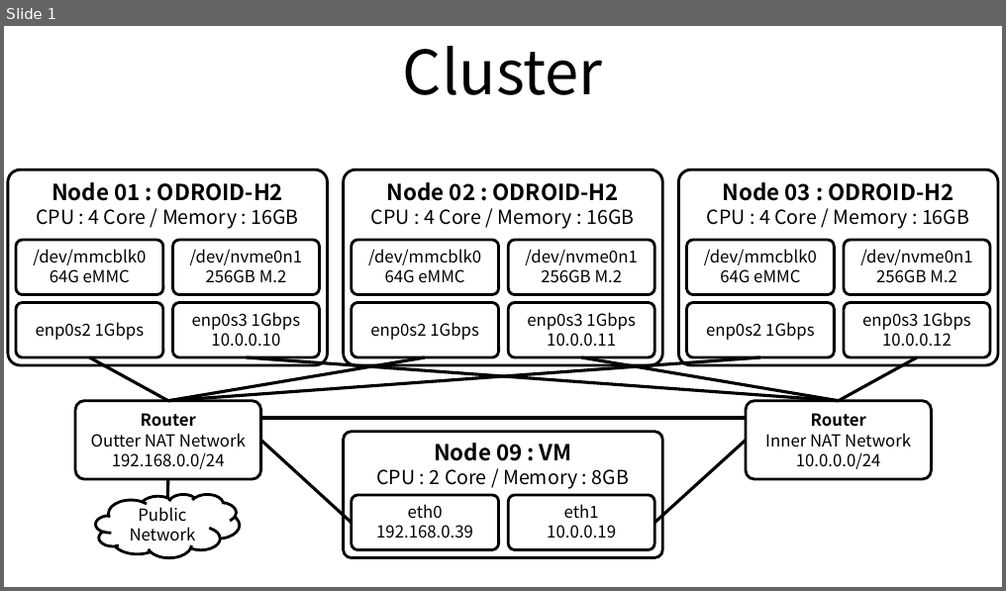
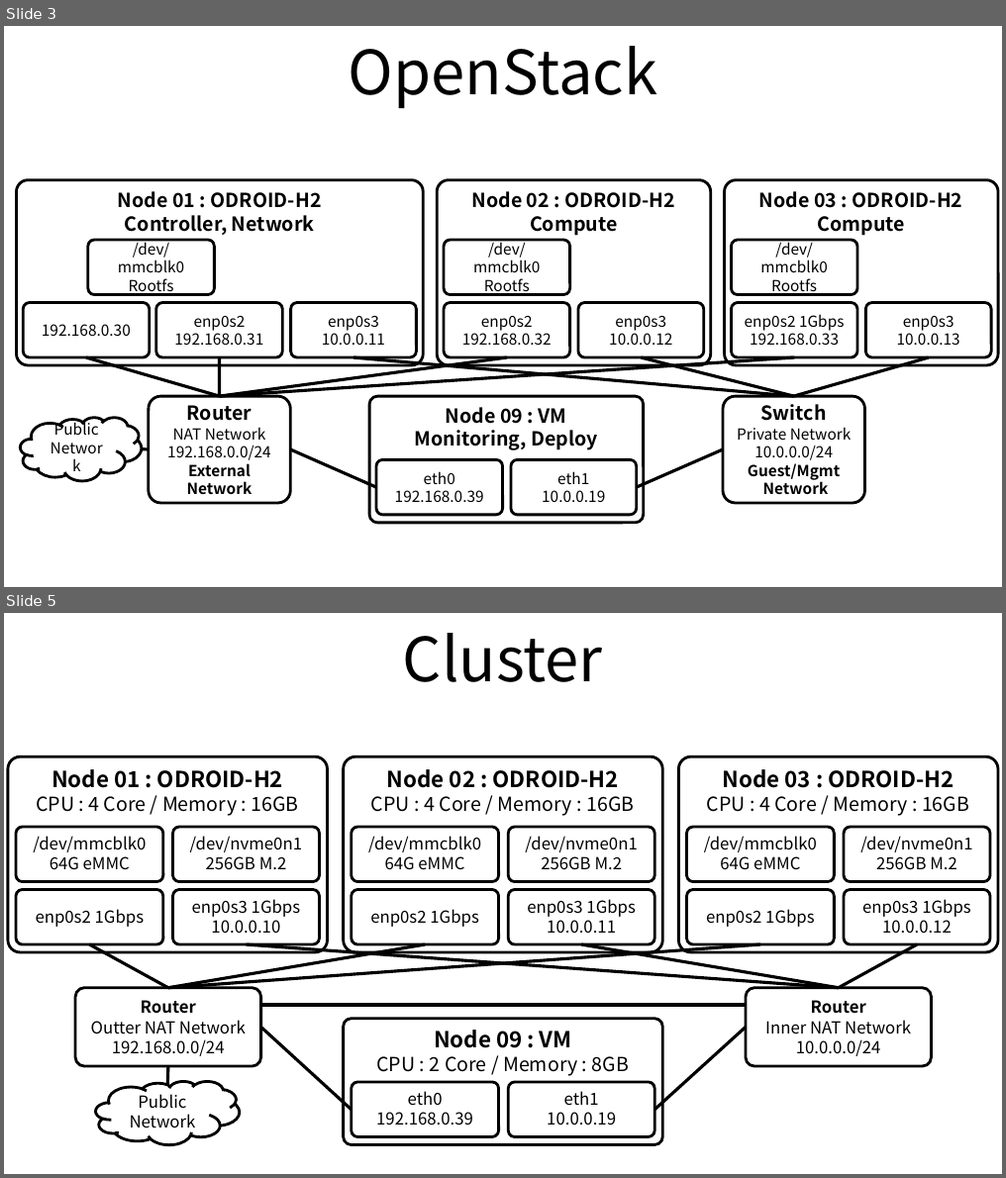
Before and after one commit to ssup2/blog-old, a slide deck: images/record/ODROID-H2_Cluster_Build/ODROID-H2_Cluster_Build.pptx. Shown one above the other, each under a label of ours: slide 1 before the commit, slides 3 and 5 after it; the slides between them are not shown. The pictures are 1006x591 and 1006x1178 pixels, drawn with LibreOffice and Linux fonts; fonts in the diff are those of the drawing. Boxes give left, top, right and bottom in pixels: in the first picture for what was removed or moved away, otherwise in the second. Text is boxed around its words. In the diff, an @@ line names an element or a change of style, - is before the commit and + after.

```diff
--- a/images/record/ODROID-H2_Cluster_Build/ODROID-H2_Cluster_Build.pptx
+++ b/images/record/ODROID-H2_Cluster_Build/ODROID-H2_Cluster_Build.pptx
@@ slide 3 added at [4,26,1002,587], background #FFFFFF @@
@@ title added at [349,46,658,108], 44 pt, text #000000 @@
+OpenStack
@@ rounded rectangle added at [16,180,423,367], outline #000000 2 pt, 14 pt, text #000000, bold @@
+Node 01 : ODROID-H2
+Controller, Network
@@ rounded rectangle added at [437,180,711,367], outline #000000 2 pt, 14 pt, text #000000, bold @@
+Node 02 : ODROID-H2
+Compute
@@ rounded rectangle added at [725,180,998,367], outline #000000 2 pt, 14 pt, text #000000, bold @@
+Node 03 : ODROID-H2
+Compute
@@ rounded rectangle added at [88,240,215,294], outline #000000 2 pt, 11 pt, text #000000 @@
+/dev/mmcblk0
+Rootfs
@@ rounded rectangle added at [445,240,571,294], outline #000000 2 pt, 11 pt, text #000000 @@
+/dev/mmcblk0
+Rootfs
@@ rounded rectangle added at [732,240,858,294], outline #000000 2 pt, 11 pt, text #000000 @@
+/dev/mmcblk0
+Rootfs
@@ rounded rectangle added at [23,302,150,358], outline #000000 2 pt, 11 pt, text #000000 @@
+192.168.0.30
@@ rounded rectangle added at [155,302,282,358], outline #000000 2 pt, 11 pt, text #000000 @@
+enp0s2
+192.168.0.31
@@ rounded rectangle added at [290,302,416,358], outline #000000 2 pt, 11 pt, text #000000 @@
+enp0s3
+10.0.0.11
@@ rounded rectangle added at [445,302,571,358], outline #000000 2 pt, 11 pt, text #000000 @@
+enp0s2
+192.168.0.32
@@ rounded rectangle added at [578,302,704,358], outline #000000 2 pt, 11 pt, text #000000 @@
+enp0s3
+10.0.0.12
@@ rounded rectangle added at [732,302,858,358], outline #000000 2 pt, 11 pt, text #000000 @@
+enp0s2 1Gbps
+192.168.0.33
@@ rounded rectangle added at [865,302,991,358], outline #000000 2 pt, 11 pt, text #000000 @@
+enp0s3
+10.0.0.13
@@ line added from (86, 358) to (220, 396), #000000 2.25 pt @@
@@ line added from (220, 358) to (220, 396), #000000 2.25 pt @@
@@ line added from (507, 358) to (220, 396), #000000 2.25 pt @@
@@ line added from (794, 358) to (220, 396), #000000 2.25 pt @@
@@ line added from (353, 358) to (793, 396), #000000 2.25 pt @@
@@ line added from (641, 358) to (793, 396), #000000 2.25 pt @@
@@ line added from (928, 358) to (793, 396), #000000 2.25 pt @@
@@ rounded rectangle added at [149,396,290,503], outline #000000 2 pt, 11 pt, text #000000 @@
+Router
+NAT Network
+192.168.0.0/24
+External Network
@@ rounded rectangle added at [369,396,643,523], outline #000000 2 pt, 14 pt, text #000000, bold @@
+Node 09 : VM
+Monitoring, Deploy
@@ rounded rectangle added at [723,396,864,503], outline #000000 2 pt, 11 pt, text #000000 @@
+Switch
+Private Network
+10.0.0.0/24
+Guest/Mgmt
+Network
@@ cloud added at [20,417,141,481], fill #FFFFFF, outline #000000 2 pt, 11 pt, text #000000 @@
+Public
+Network
@@ line added from (149, 450) to (142, 449), #000000 2.25 pt @@
@@ line added from (376, 487) to (290, 450), #000000 2.25 pt @@
@@ rounded rectangle added at [376,460,503,515], outline #000000 2 pt, 11 pt, text #000000 @@
+eth0
+192.168.0.39
@@ rounded rectangle added at [511,460,637,515], outline #000000 2 pt, 11 pt, text #000000 @@
+eth1
+10.0.0.19
@@ line added from (637, 487) to (723, 450), #000000 2.25 pt @@
@@ what was slide 1 is now slide 5 @@
```
Also in this commit, not shown: 2 other slides added, 4 other files.
